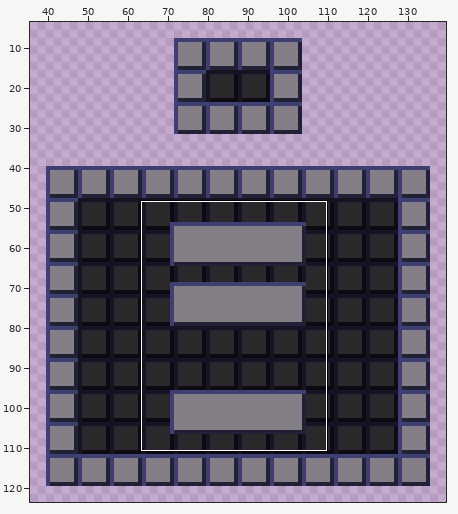
Edited in one commit: pixel-art file (res/raw_sprites/png/pausemenu.aseprite). The first picture is a wide view before the edit; the outline marks the close-up.
Close-up. Before:
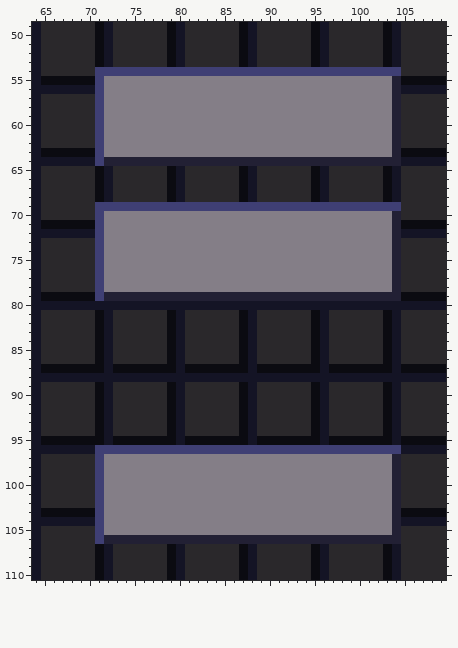
176x160 pixels, 1 frame. Shown: x 64..109, y 49..110. The wide view leaves out empty margins. The commit also changed other parts of the picture, which this record leaves out.
Now the later version:
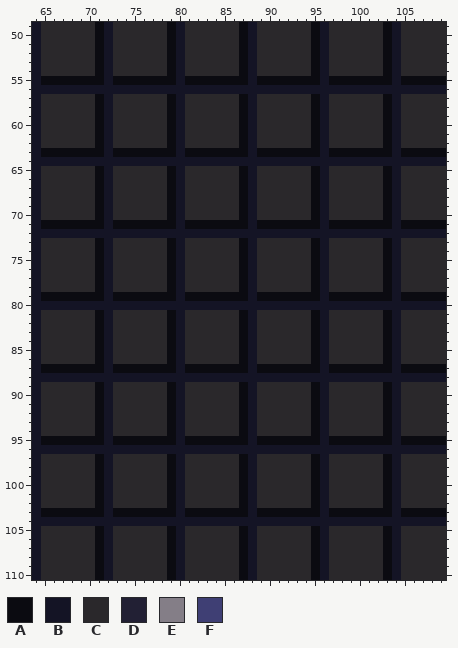
Palette (. is transparent): A #0b0b11  B #141425  C #2a282b  D #222034  E #847e87  F #3f3f74
Edits made:
y 54: x 71..104 FFFFFFFFFFFFFFFFFFFFFFFFFFFFFFFFFF -> ABCCCCCCABCCCCCCABCCCCCCABCCCCCCAB
y 55: x 71..104 FEEEEEEEEEEEEEEEEEEEEEEEEEEEEEEEED -> ABAAAAAAABAAAAAAABAAAAAAABAAAAAAAB
y 56: x 71..104 FEEEEEEEEEEEEEEEEEEEEEEEEEEEEEEEED -> BBBBBBBBBBBBBBBBBBBBBBBBBBBBBBBBBB
y 57..62: x 71..104 FEEEEEEEEEEEEEEEEEEEEEEEEEEEEEEEED -> ABCCCCCCABCCCCCCABCCCCCCABCCCCCCAB
y 63: x 71..104 FEEEEEEEEEEEEEEEEEEEEEEEEEEEEEEEED -> ABAAAAAAABAAAAAAABAAAAAAABAAAAAAAB
y 64: x 71..104 FDDDDDDDDDDDDDDDDDDDDDDDDDDDDDDDDD -> BBBBBBBBBBBBBBBBBBBBBBBBBBBBBBBBBB
y 69: x 71..104 FFFFFFFFFFFFFFFFFFFFFFFFFFFFFFFFFF -> ABCCCCCCABCCCCCCABCCCCCCABCCCCCCAB
y 70: x 71..104 FEEEEEEEEEEEEEEEEEEEEEEEEEEEEEEEED -> ABCCCCCCABCCCCCCABCCCCCCABCCCCCCAB
y 71: x 71..104 FEEEEEEEEEEEEEEEEEEEEEEEEEEEEEEEED -> ABAAAAAAABAAAAAAABAAAAAAABAAAAAAAB
y 72: x 71..104 FEEEEEEEEEEEEEEEEEEEEEEEEEEEEEEEED -> BBBBBBBBBBBBBBBBBBBBBBBBBBBBBBBBBB
y 73..78: x 71..104 FEEEEEEEEEEEEEEEEEEEEEEEEEEEEEEEED -> ABCCCCCCABCCCCCCABCCCCCCABCCCCCCAB
y 79: x 71..104 FDDDDDDDDDDDDDDDDDDDDDDDDDDDDDDDDD -> ABAAAAAAABAAAAAAABAAAAAAABAAAAAAAB
y 96: x 71..104 FFFFFFFFFFFFFFFFFFFFFFFFFFFFFFFFFF -> BBBBBBBBBBBBBBBBBBBBBBBBBBBBBBBBBB
y 97..102: x 71..104 FEEEEEEEEEEEEEEEEEEEEEEEEEEEEEEEED -> ABCCCCCCABCCCCCCABCCCCCCABCCCCCCAB
y 103: x 71..104 FEEEEEEEEEEEEEEEEEEEEEEEEEEEEEEEED -> ABAAAAAAABAAAAAAABAAAAAAABAAAAAAAB
y 104: x 71..104 FEEEEEEEEEEEEEEEEEEEEEEEEEEEEEEEED -> BBBBBBBBBBBBBBBBBBBBBBBBBBBBBBBBBB
y 105: x 71..104 FEEEEEEEEEEEEEEEEEEEEEEEEEEEEEEEED -> ABCCCCCCABCCCCCCABCCCCCCABCCCCCCAB
y 106: x 71..104 FDDDDDDDDDDDDDDDDDDDDDDDDDDDDDDDDD -> ABCCCCCCABCCCCCCABCCCCCCABCCCCCCAB
Where, in picture pixels (left, top, right, bottom), the same in both close-ups:
changed: (95, 67, 401, 301)
changed: (95, 445, 401, 544)
